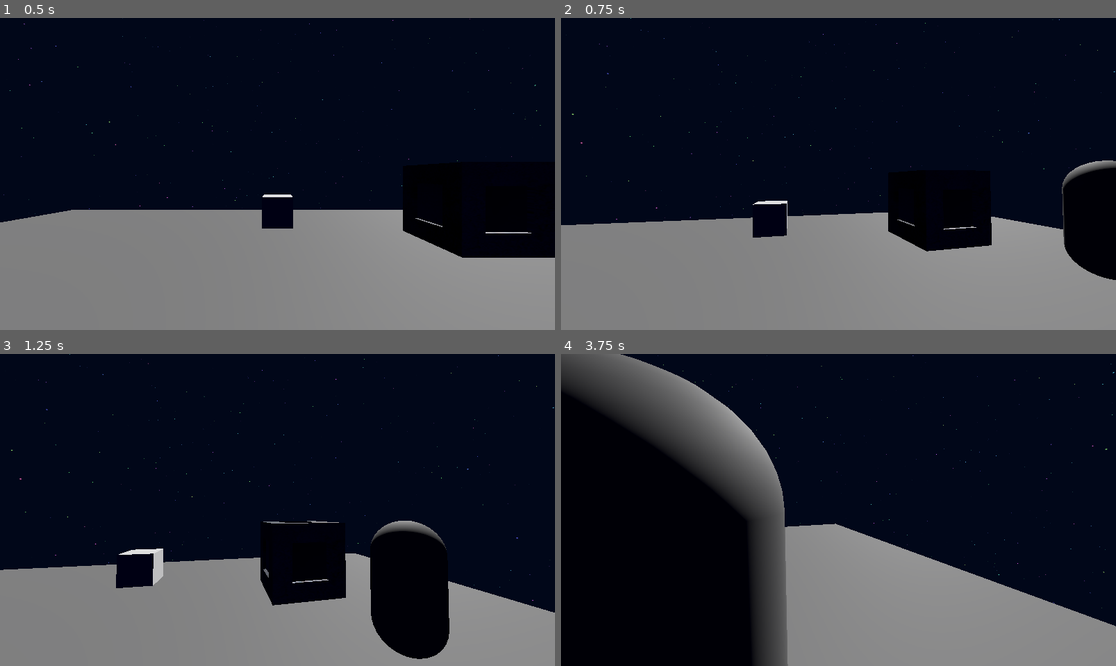
Above: before the commit, frames 1-4 (two rows, left to right).
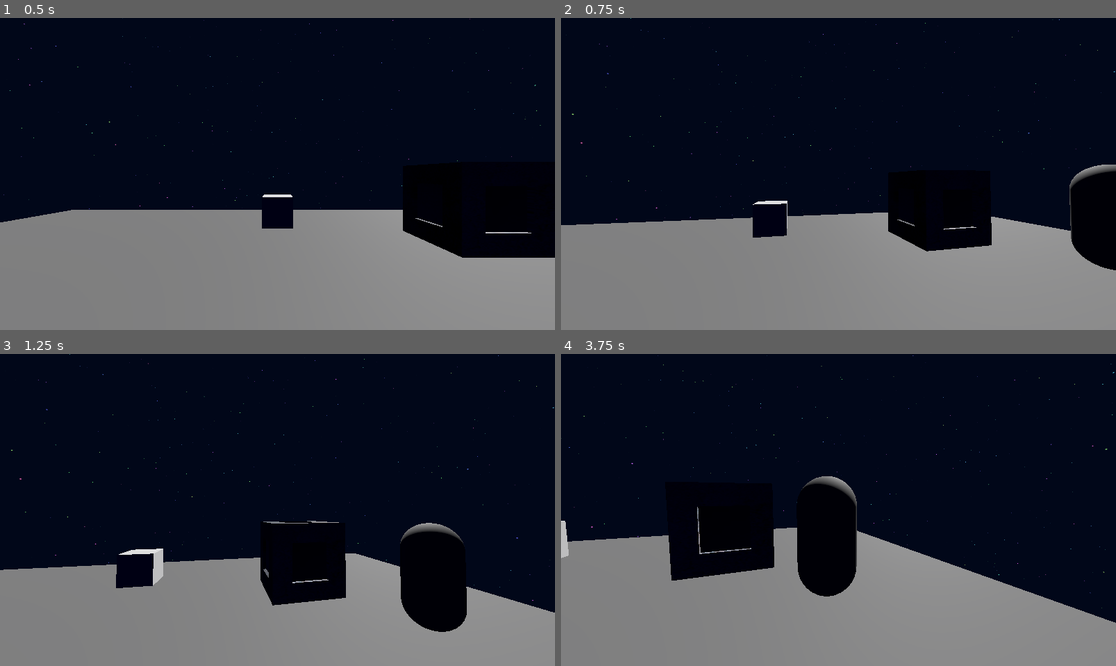
Above: after the commit, the same moments.

Repository: Craxulator/_X
Game: Godot game, scene res://Main.tscn
Same seed, same stepped clock (60 frames per second), same inputs: the game is played once before the commit and once after it.
Inputs (mouse positions are in pixels of both pictures, inside the frame that each line leads up to):
- Up to frame 1 (0.5 s): no input
- Up to frame 2 (0.75 s): tap Enter (ui_accept) at 0.5 s; move the mouse to (960, 158) at 0.52 s; hold D (MoveRight) from 0.53 s (still down)
- Up to frame 3 (1.25 s): keep holding D (MoveRight); tap Space (Jump) at 0.77 s
- Up to frame 4 (3.75 s): move the mouse to (727, 525) at 1.27 s; release D (MoveRight) at 1.28 s; hold S (MoveBackward) 1.28-2.03 s; tap Space (Jump) at 1.52, 3.02 s; move the mouse to (894, 441) at 2.02 s; hold D (MoveRight) 2.03-2.78 s; move the mouse to (810, 572) at 2.77 s; hold W (MoveForward) 2.78-3.53 s; move the mouse to (1005, 556) at 3.52 s; hold A (MoveLeft) from 3.53 s (still down)

Frame 1 is identical in both runs. In frame 2, 0.8% of the frame differs, in the area x 90-100%, y 45-84%; in frame 3, 3.1%; in frame 4, 27%, in the area x 0-100%, y 0-100%.

Commit message:
Changed enemy speeds

Diff:
--- a/Main.tscn
+++ b/Main.tscn
@@ -1,10 +1,12 @@
-[gd_scene load_steps=13 format=3 uid="uid://bsugx76rhg7um"]
+[gd_scene load_steps=15 format=3 uid="uid://bsugx76rhg7um"]
 
 [ext_resource type="Shader" uid="uid://diiwf0n6p3xs1" path="res://TestShader.gdshader" id="1_uu6xs"]
 [ext_resource type="Shader" uid="uid://gljgoq5vqmxt" path="res://SkyShader.gdshader" id="3_r0du0"]
 [ext_resource type="PackedScene" uid="uid://iovyy51jlqvl" path="res://Scenes/sams.tscn" id="4_cm0pq"]
 [ext_resource type="PackedScene" uid="uid://dnibpxmbjl5a8" path="res://Scenes/Player.tscn" id="4_fos0i"]
 [ext_resource type="PackedScene" uid="uid://cac6b4w8plnxf" path="res://SteelCrate.tscn" id="5_fos0i"]
+[ext_resource type="PackedScene" uid="uid://df1rownf6oiwc" path="res://Scenes/victor.tscn" id="6_3dxm6"]
+[ext_resource type="PackedScene" uid="uid://ct2v0mbx75w4m" path="res://Scenes/rande.tscn" id="7_lgr22"]
 
 [sub_resource type="BoxMesh" id="BoxMesh_glv2v"]
 
@@ -61,10 +63,16 @@
 
 [node name="sams" parent="." instance=ExtResource("4_cm0pq")]
 transform = Transform3D(1, 0, 0, 0, 1, 0, 0, 0, 1, 6.60031, 1.03315, -2.4956)
-move_speed = 1
 
 [node name="Player" parent="." instance=ExtResource("4_fos0i")]
 transform = Transform3D(1, 0, 0, 0, 1, 0, 0, 0, 1, 0, 2, 0)
 
 [node name="SteelCrate" parent="." instance=ExtResource("5_fos0i")]
 transform = Transform3D(1, 0, 0, 0, 1, 0, 0, 0, 1, 4.86998, 0, -5.26668)
+
+[node name="Victor" parent="." instance=ExtResource("6_3dxm6")]
+transform = Transform3D(1, 0, 0, 0, 1, 0, 0, 0, 1, 3.25129, 1.83476, 3.8752)
+move_speed = 4
+
+[node name="Rande" parent="." instance=ExtResource("7_lgr22")]
+transform = Transform3D(1, 0, 0, 0, 1, 0, 0, 0, 1, 0, 1.07167, 3.1254)
--- a/Scenes/rande.tscn
+++ b/Scenes/rande.tscn
@@ -8,6 +8,7 @@
 
 [node name="Rande" type="CharacterBody3D"]
 script = ExtResource("1_8c48r")
+move_speed = 1
 
 [node name="MeshInstance3D" type="MeshInstance3D" parent="."]
 mesh = SubResource("CapsuleMesh_0wxlb")
--- a/Scenes/sams.tscn
+++ b/Scenes/sams.tscn
@@ -8,6 +8,7 @@
 
 [node name="sams" type="CharacterBody3D"]
 script = ExtResource("1_ltru6")
+move_speed = 0
 
 [node name="MeshInstance3D" type="MeshInstance3D" parent="."]
 mesh = SubResource("CapsuleMesh_pmdx8")
--- a/Scenes/victor.tscn
+++ b/Scenes/victor.tscn
@@ -8,6 +8,7 @@
 
 [node name="Victor" type="CharacterBody3D"]
 script = ExtResource("1_7i0lf")
+move_speed = 4
 
 [node name="collider" type="CollisionShape3D" parent="."]
 transform = Transform3D(1.05, 0, 0, 0, 1.05, 0, 0, 0, 1.05, 0, 0, 0)
--- a/Scripts/RandeBody3D.gd
+++ b/Scripts/RandeBody3D.gd
@@ -1,4 +1,4 @@
-extends "res://Scripts/Controllers/EnemyController.gd"
+extends CharacterBody3D
 
 @export var projectile_scene : PackedScene
 @export var projectile_speed = 10.0
@@ -7,29 +7,41 @@
 
 var fire_timer = 0.0
 
+# External Variables (Property Window)
+@export var health = 100
+@export var move_speed = 50
+@export var attack_damage = 25
+@export var attack_range = 100.0
+@export var attack_cooldown = 1.0
+
+var target : CharacterBody3D # Declare target at the class level
+var attack_timer = 0
+
+#Signals
+signal health_changed(new_health)
+signal enemy_died
+
 func _ready():
-	attack_range = 20.0 # Long range
-	print("Target: ", target)
+	print("Something")
 
 func _physics_process(delta):
-	fire_timer += delta
-	if fire_timer >= 1.0 / fire_rate:
-		attack()
-		fire_timer = 0.0
-		print(global_position)
-		print("Target: ", target)
+	target = get_tree().get_first_node_in_group("player")
+	if target:
+		move_and_attack(delta) # No need to pass target again, class-level is updated
+	else:
+		print("Player not found!")
 
-func attack():
+func move_and_attack(delta):
 	if target:
-		var projectile = projectile_scene.instantiate()
-		projectile.global_position = global_position
-		get_parent().add_child(projectile)
+		var direction = (target.global_transform.origin - global_transform.origin).normalized()
+		velocity = direction * move_speed
+		move_and_slide()
 
-		# Rotate to face the target.
-		projectile.transform.basis = (target.global_position - global_position).looking_at(Vector3.UP)
+		attack_timer += delta
+		if global_position.distance_to(target.global_position) <= attack_range:
+			# Your attack logic here
+			pass
 
-		# Give the projectile velocity.
-		projectile.velocity = (target.global_position - global_position).normalized() * projectile_speed
-		projectile.damage = projectile_damage
-
-		print("R.A.N.D.E. fired!")
+func die():
+	emit_signal("enemy_died", self)
+	queue_free()
--- a/Scripts/VictorBody3D.gd
+++ b/Scripts/VictorBody3D.gd
@@ -1,49 +1,47 @@
-extends "res://Scripts/Controllers/EnemyController.gd"
+extends CharacterBody3D
 
-@export var explosion_scene : PackedScene
-@export var explosion_damage = 50
-@export var explosion_radius = 3.0
+@export var projectile_scene : PackedScene
+@export var projectile_speed = 10.0
+@export var projectile_damage = 15
+@export var fire_rate = 2.0 # Attacks per second
 
-@onready var collide = $collider
+var fire_timer = 0.0
+
+# External Variables (Property Window)
+@export var health = 100
+@export var move_speed = 50
+@export var attack_damage = 25
+@export var attack_range = 100.0
+@export var attack_cooldown = 1.0
+
+var target : CharacterBody3D # Declare target at the class level
+var attack_timer = 0
+
+#Signals
+signal health_changed(new_health)
+signal enemy_died
+
 func _ready():
-	move_speed = 8.0 # Fast movement
-	attack_range = 2.0 # Short range
-	attack_damage = 25 # High damage
+	print("Something")
+
+func _physics_process(delta):
+	target = get_tree().get_first_node_in_group("player")
+	if target:
+		move_and_attack(delta) # No need to pass target again, class-level is updated
+	else:
+		print("Player not found!")
 
 func move_and_attack(delta):
-	var direction = (target.global_position - global_position).normalized()
-	velocity = direction * move_speed
-	move_and_slide()
+	if target:
+		var direction = (target.global_transform.origin - global_transform.origin).normalized()
+		velocity = direction * move_speed
+		move_and_slide()
 
-	attack_timer += delta
-	if attack_timer >= attack_cooldown:
+		attack_timer += delta
 		if global_position.distance_to(target.global_position) <= attack_range:
-			attack()
-			attack_timer = 0.0
-
-func attack():
-	pass
+			# Your attack logic here
+			pass
 
 func die():
-	explode()
+	emit_signal("enemy_died", self)
 	queue_free()
-
-func explode():
-	if explosion_scene:
-		var explosion = load("res://Scenes/explosion.tscn").instantiate()
-		explosion.global_position = global_position
-		get_parent().add_child(explosion)
-
-		#Apply damage to player if in range
-		var bodies = explosion.get_node("Area3D").get_overlapping_bodies()
-		for body in bodies:
-			if body.is_in_group("player"):
-				body.take_damage(explosion_damage)
-
-		# Destroy explosion
-		call_deferred("destroy_explosion", explosion)
-
-func destroy_explosion(explosion):
-	await get_tree().create_timer(0.5).timeout # 0.5 sec delay
-	if is_instance_valid(explosion):
-		explosion.queue_free()
